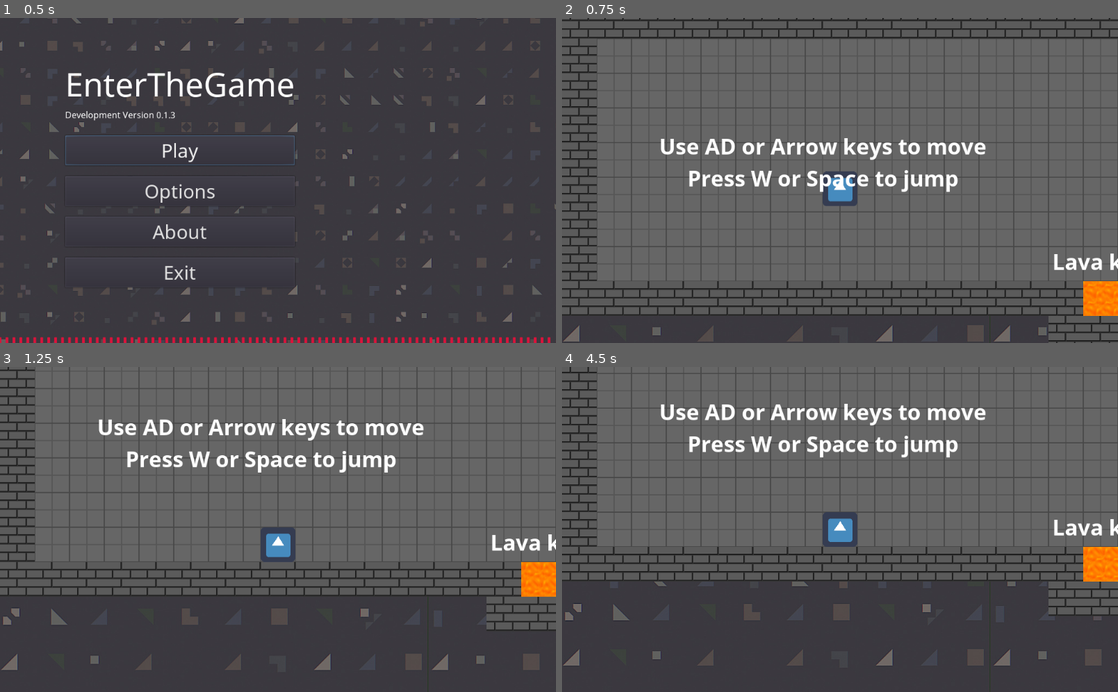
Above: before the commit, frames 1-4 (two rows, left to right).
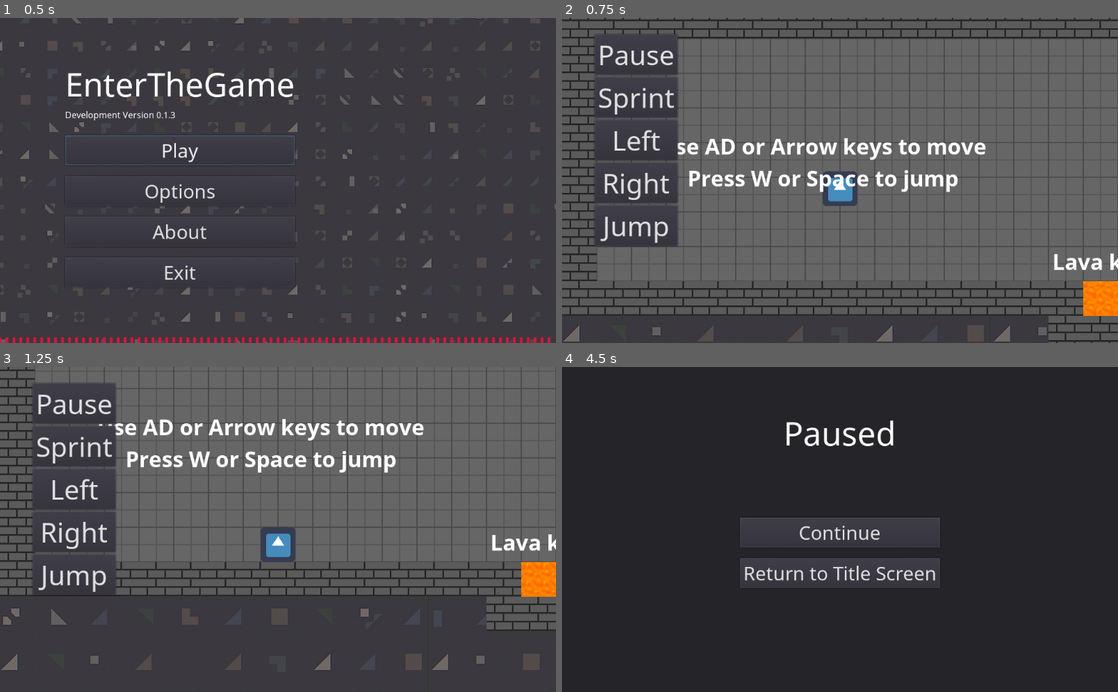
Above: after the commit, the same moments.

Repository: NuceSoftware/EnterTheGame
Game: Godot game, scene res://Scenes/titleScreen.tscn
The game is run twice, just before and just after one commit, with the same random seed, the same clock (stepped at 60 frames per second) and the same inputs. The engine's default icon, where the game draws it, is replaced by a stand-in: a white triangle on a blue panel in a dark square.
Inputs (mouse positions are in pixels of both pictures, inside the frame that each line leads up to):
- Up to frame 1 (0.5 s): no input
- Up to frame 2 (0.75 s): click "Play" at 0.5 s
- Up to frame 3 (1.25 s): no input
- Up to frame 4 (4.5 s): click (634, 445) at 1.25 s, where only the run after the commit has a clickable "Sprint"; click (634, 490) at 2 s, where only the run after the commit has a clickable "Left"; click (634, 532) at 2.75 s, where only the run after the commit has a clickable "Right"; click (634, 575) at 3.5 s, where only the run after the commit has a clickable "Jump"; click (634, 402) at 4.25 s, where only the run after the commit has a clickable "Pause"

Frame 1 is identical in both runs. In frame 2, 8.7% of the frame differs, in the area x 5-21%, y 4-71%; in frame 3, 8.5%; in frame 4, 66%, in the area x 0-100%, y 0-100%.

Commit message:
Add movement in mobile ui

Diff:
--- a/Scenes/mobileControls.tscn
+++ b/Scenes/mobileControls.tscn
@@ -10,7 +10,7 @@
 [node name="MarginContainer" type="CanvasLayer"]
 
 [node name="CanvasLayer" type="MarginContainer" parent="."]
-visible = false
+pause_mode = 2
 anchor_right = 1.0
 anchor_bottom = 1.0
 custom_constants/margin_right = 60
@@ -65,3 +65,13 @@
 margin_bottom = 391.0
 custom_fonts/font = SubResource( 1 )
 text = "Jump"
+[connection signal="pressed" from="CanvasLayer/HBoxContainer/VBoxContainer/Button" to="CanvasLayer" method="_on_paused_pressed"]
+[connection signal="button_down" from="CanvasLayer/HBoxContainer/VBoxContainer/Button2" to="CanvasLayer" method="_on_sprint_pressed"]
+[connection signal="button_up" from="CanvasLayer/HBoxContainer/VBoxContainer/Button2" to="CanvasLayer" method="on_sprint_released"]
+[connection signal="pressed" from="CanvasLayer/HBoxContainer/VBoxContainer/Button2" to="CanvasLayer" method="_on_sprint_pressed"]
+[connection signal="button_down" from="CanvasLayer/HBoxContainer/VBoxContainer/Button3" to="CanvasLayer" method="_on_left_pressed"]
+[connection signal="button_up" from="CanvasLayer/HBoxContainer/VBoxContainer/Button3" to="CanvasLayer" method="_on_left_released"]
+[connection signal="button_down" from="CanvasLayer/HBoxContainer/VBoxContainer/Button4" to="CanvasLayer" method="_on_right_button_pressed"]
+[connection signal="button_up" from="CanvasLayer/HBoxContainer/VBoxContainer/Button4" to="CanvasLayer" method="_on_right_release"]
+[connection signal="button_down" from="CanvasLayer/HBoxContainer/VBoxContainer/Button5" to="CanvasLayer" method="_on_jump_pressed"]
+[connection signal="button_up" from="CanvasLayer/HBoxContainer/VBoxContainer/Button5" to="CanvasLayer" method="_on_jump_released"]
--- a/Scripts/UI/mobileControls.gd
+++ b/Scripts/UI/mobileControls.gd
@@ -1,6 +1,58 @@
 extends MarginContainer
+
+var moveLeft = InputEventAction.new()
+var moveRight = InputEventAction.new()
+var moveJump = InputEventAction.new()
+var moveSprint = InputEventAction.new()
+var escapeAction = InputEventAction.new()
+
 
 # Called when the node enters the scene tree for the first time.
 func _ready():
 	# if on mobile, show mobile controls
-	visible = OS.has_touchscreen_ui_hint()
+	# visible = OS.has_touchscreen_ui_hint()
+	escapeAction.action = "ui_cancel"
+	moveLeft.action = "ui_left"
+	moveRight.action = "ui_right"
+	moveJump.action = "jump"
+	moveSprint.action = "sprint"
+
+
+func _on_paused_pressed():
+	escapeAction.pressed = true
+	visible = false
+	Input.parse_input_event(escapeAction)
+
+
+func _on_right_button_pressed():
+	moveRight.pressed = true
+	Input.parse_input_event(moveRight)
+
+func _on_right_release():
+	moveRight.pressed = false
+	Input.parse_input_event(moveRight)
+
+func _on_left_pressed():
+	moveLeft.pressed = true
+	Input.parse_input_event(moveLeft)
+
+func _on_left_released():
+	moveLeft.pressed = false
+	Input.parse_input_event(moveLeft)
+
+func _on_sprint_pressed():
+	moveSprint.pressed = true
+	Input.parse_input_event(moveSprint)
+
+func on_sprint_released():
+	moveSprint.pressed = false
+	Input.parse_input_event(moveSprint)
+
+
+func _on_jump_pressed():
+	moveJump.pressed = true
+	Input.parse_input_event(moveJump)
+
+func _on_jump_released():
+	moveJump.pressed = false
+	Input.parse_input_event(moveJump)
